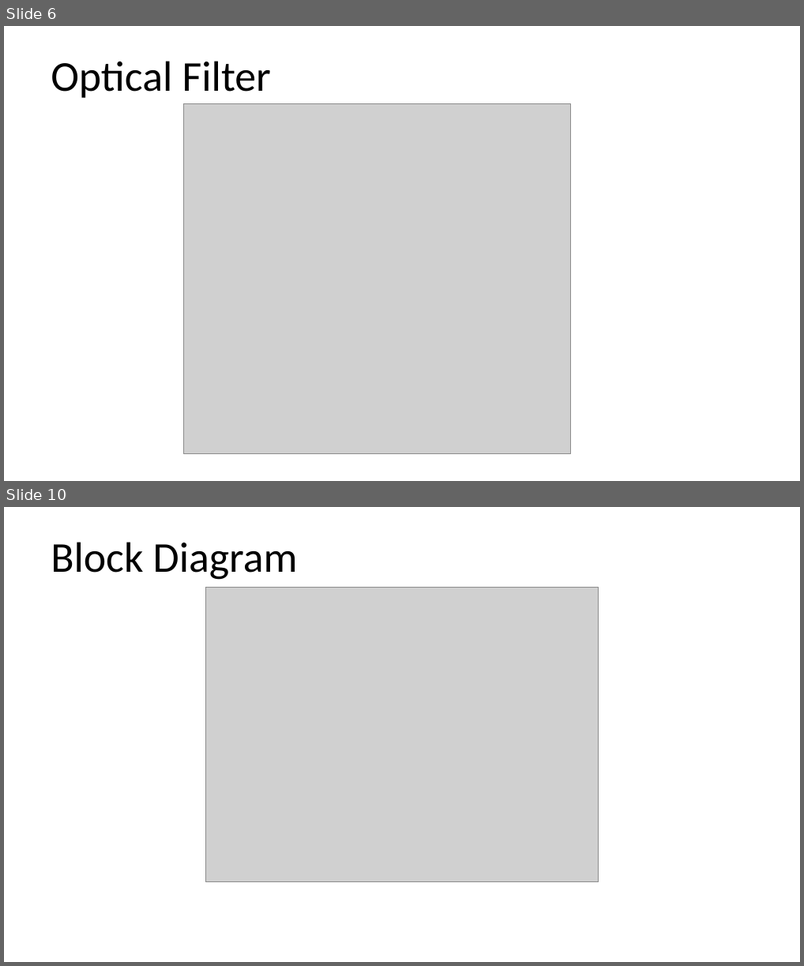
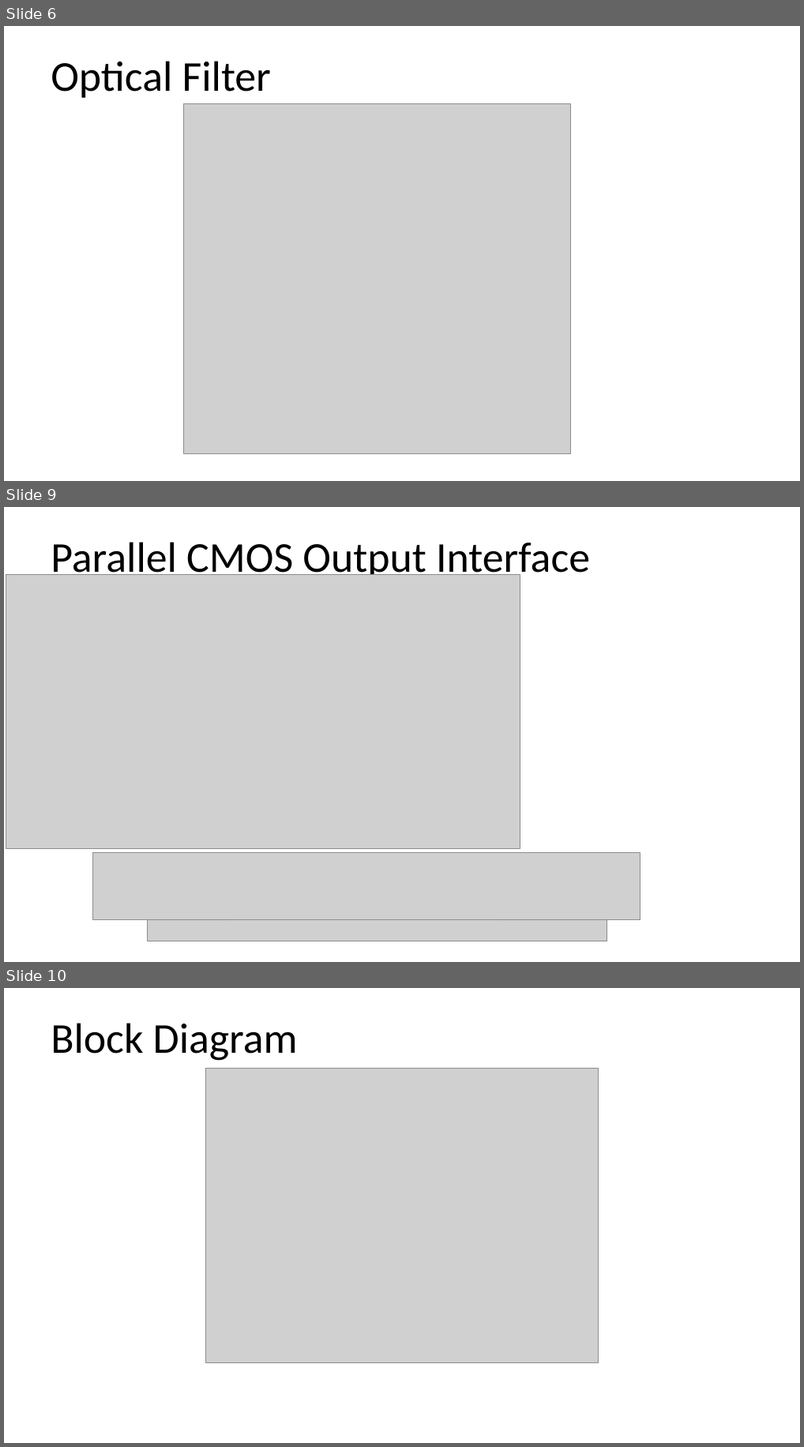
Before and after one commit to dzxxyhlZJU/HW-System, a slide deck: EE/OPT8241/TechTip/OPT8241.pptx. Shown one above the other, each under a label of ours: slides 6 and 10 before the commit, slides 6, 9 and 10 after it; the slides between them are not shown. The pictures are 804x966 and 804x1447 pixels, drawn with LibreOffice and Linux fonts; fonts in the diff are those of the drawing; grey boxes stand for pictures. Boxes give left, top, right and bottom in pixels: in the first picture for what was removed or moved away, otherwise in the second. Text is boxed around its words. In the diff, an @@ line names an element or a change of style, - is before the commit and + after.

```diff
--- a/EE/OPT8241/TechTip/OPT8241.pptx
+++ b/EE/OPT8241/TechTip/OPT8241.pptx
@@ slide 9 added at [4, 507, 800, 962], background #FFFFFF @@
@@ title added at [51, 542, 590, 582], 53 pt, text #000000 @@
+Parallel CMOS Output Interface
@@ picture added at [6, 575, 521, 848] @@
@@ picture added at [93, 852, 640, 919] @@
@@ picture added at [147, 919, 607, 941] @@
```
Also in this commit, not shown: 2 other slides added, 3 slides removed, 1 other file.
